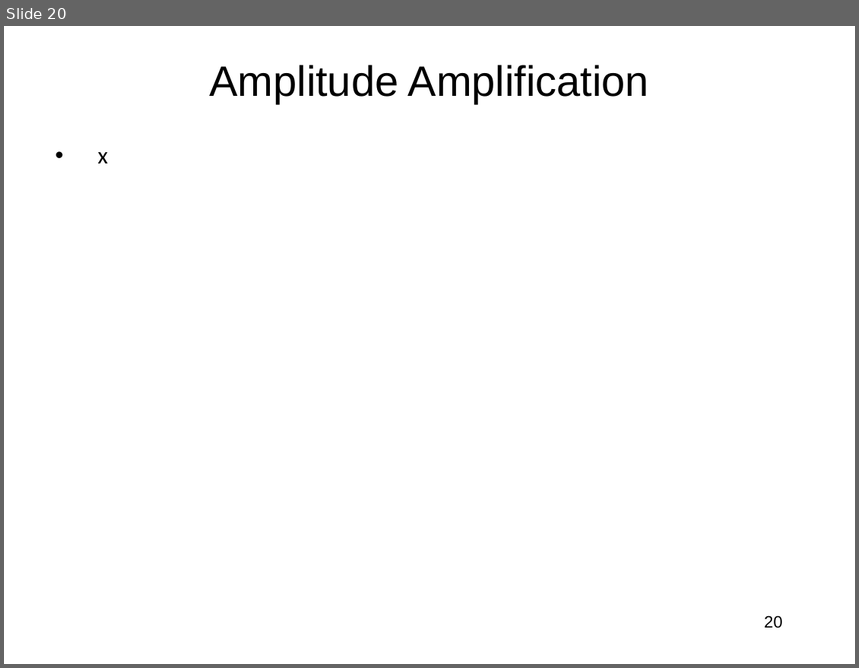
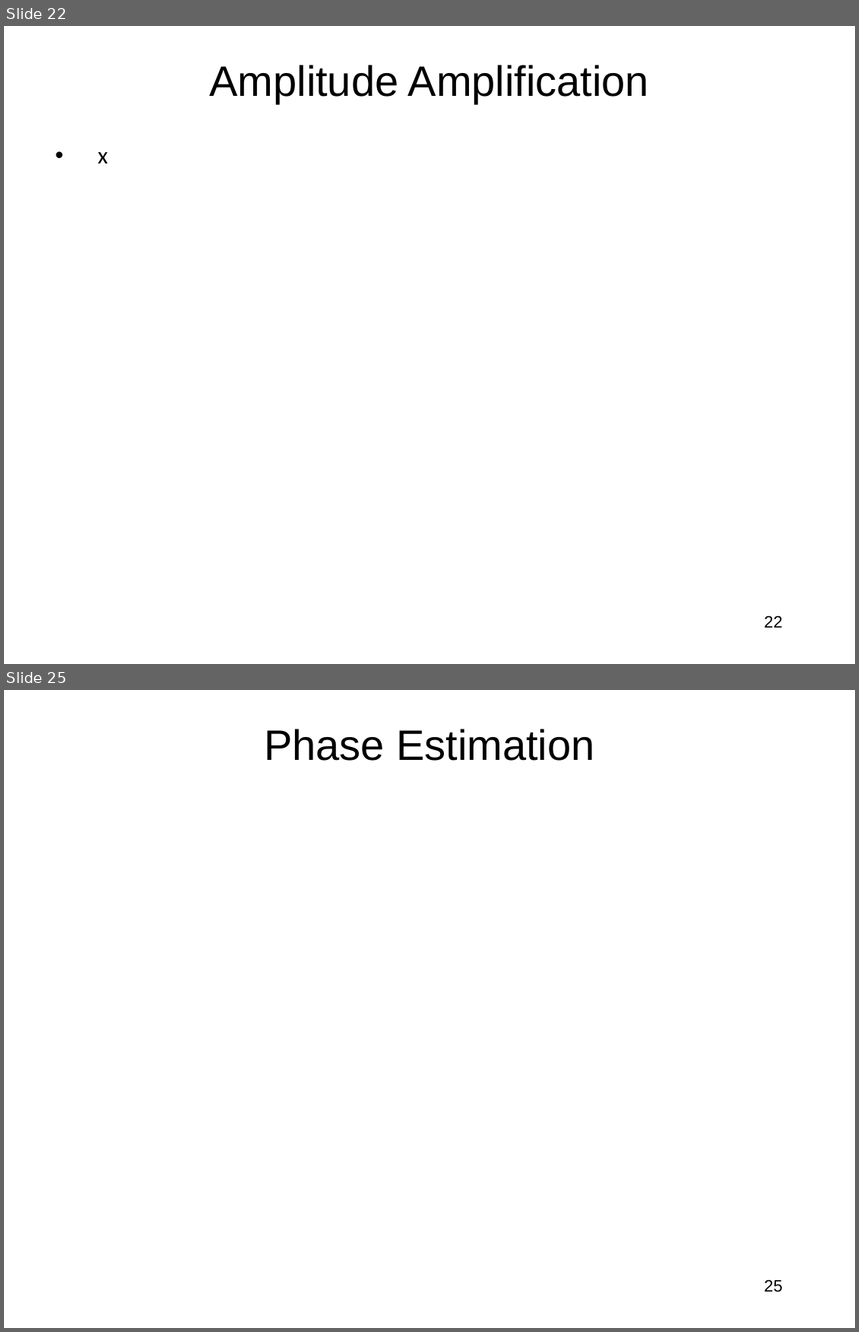
Before and after one commit to jlmucb/class_notes, a slide deck: BerkeleyClass/CS290Spring2013/Lectures/QC.pptx. Shown one above the other, each under a label of ours: slide 20 before the commit, slides 22 and 25 after it; the slides between them are not shown. The pictures are 859x668 and 859x1332 pixels, drawn with LibreOffice and Linux fonts; fonts in the diff are those of the drawing; grey boxes stand for pictures. Boxes give left, top, right and bottom in pixels: in the first picture for what was removed or moved away, otherwise in the second. Text is boxed around its words. In the diff, an @@ line names an element or a change of style, - is before the commit and + after.

```diff
--- a/BerkeleyClass/CS290Spring2013/Lectures/QC.pptx
+++ b/BerkeleyClass/CS290Spring2013/Lectures/QC.pptx
@@ slide 25 added at [4,690,855,1328], background #FFFFFF @@
@@ title added at [264,729,595,761], 36 pt, text #000000 @@
+Phase Estimation
@@ page number added at [764,1280,782,1293], 14 pt, text #000000 @@
+25
@@ what was slide 20 is now slide 22 @@
@@ page number at [764,616,782,628]: text changed @@
-20
+22
```
Also in this commit, not shown: 11 slides changed, 4 other slides added, 1 slide removed.
